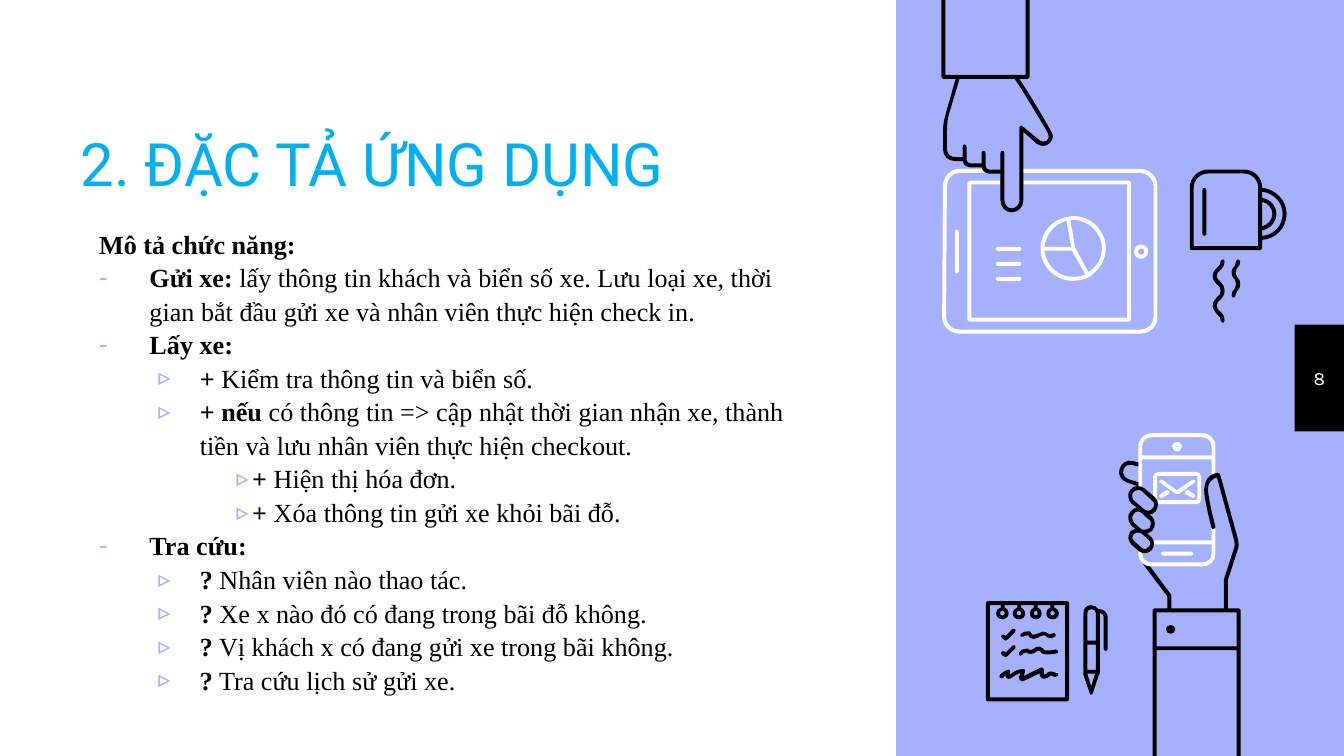
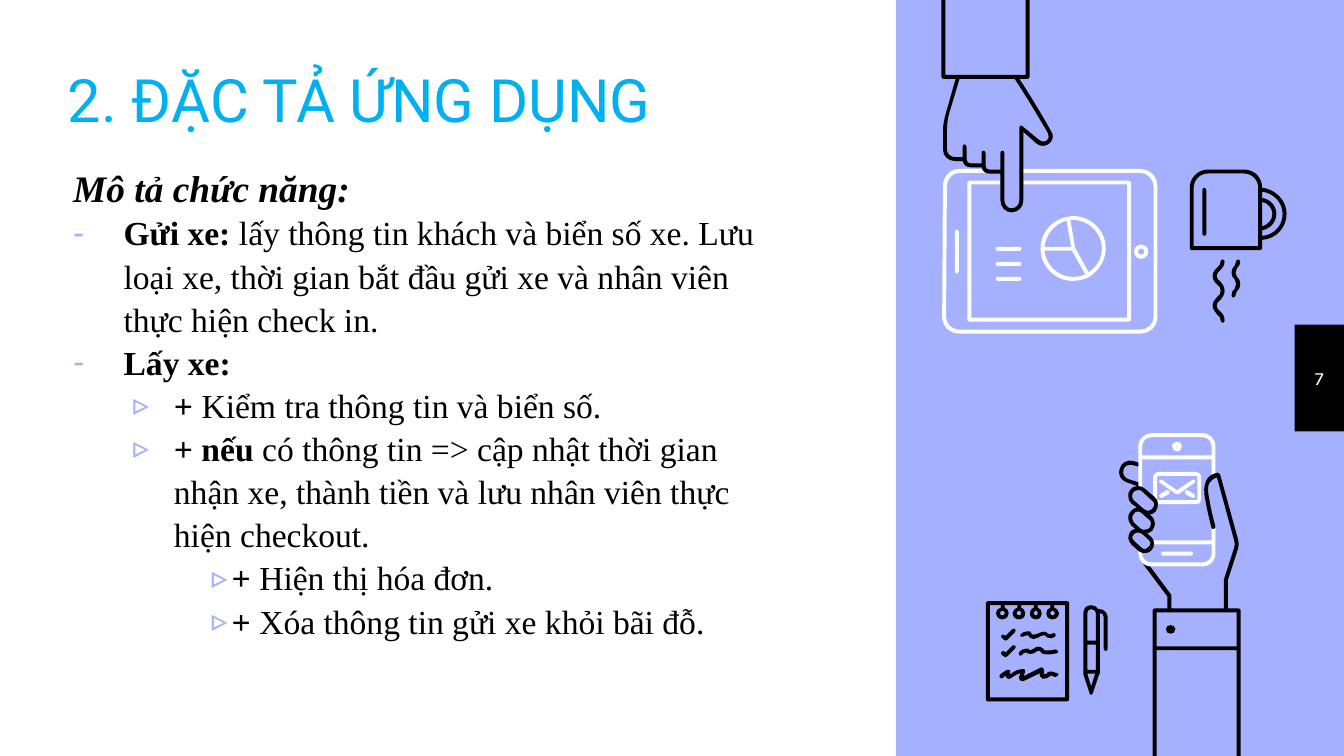
Before and after one commit to thuypt102/Practice-teamwork-01, a slide deck: slide 7 of Quản lý bãi đỗ xe.pptx (slide 8 before the commit). Drawn at 1344x756 pixels with LibreOffice and Linux fonts; fonts in the diff are those of the drawing. Boxes give left, top, right and bottom in pixels: in the first picture for what was removed or moved away, otherwise in the second. Text is boxed around its words. In the diff, an @@ line names an element or a change of style, - is before the commit and + after.

```diff
--- a/Quản lý bãi đỗ xe.pptx
+++ b/Quản lý bãi đỗ xe.pptx
@@ title "2. ĐẶC TẢ ỨNG DỤNG" moved from (x1=81, y1=131, x2=663, y2=196) to (x1=68, y1=67, x2=650, y2=132) @@
@@ text "Mô tả chức năng:" moved from (x1=99, y1=235, x2=783, y2=696) to (x1=73, y1=175, x2=753, y2=640) @@
@@ text "Mô tả chức năng:" at (x1=73, y1=175, x2=753, y2=640): size 14 to 20 pt, italic on in "Mô tả chức năng:"; size 14 to 18 pt @@
@@ page number at (x1=1315, y1=373, x2=1324, y2=385): text changed @@
-8
+7
@@ text at (x1=149, y1=537, x2=673, y2=696): paragraphs removed @@
-– Tra cứu:
-▹ ? Nhân viên nào thao tác.
-▹ ? Xe x nào đó có đang trong bãi đỗ không.
-▹ ? Vị khách x có đang gửi xe trong bãi không.
-▹ ? Tra cứu lịch sử gửi xe.
```
Also in this commit, not shown: 10 other slides changed, 1 slide added, 2 slides removed.
